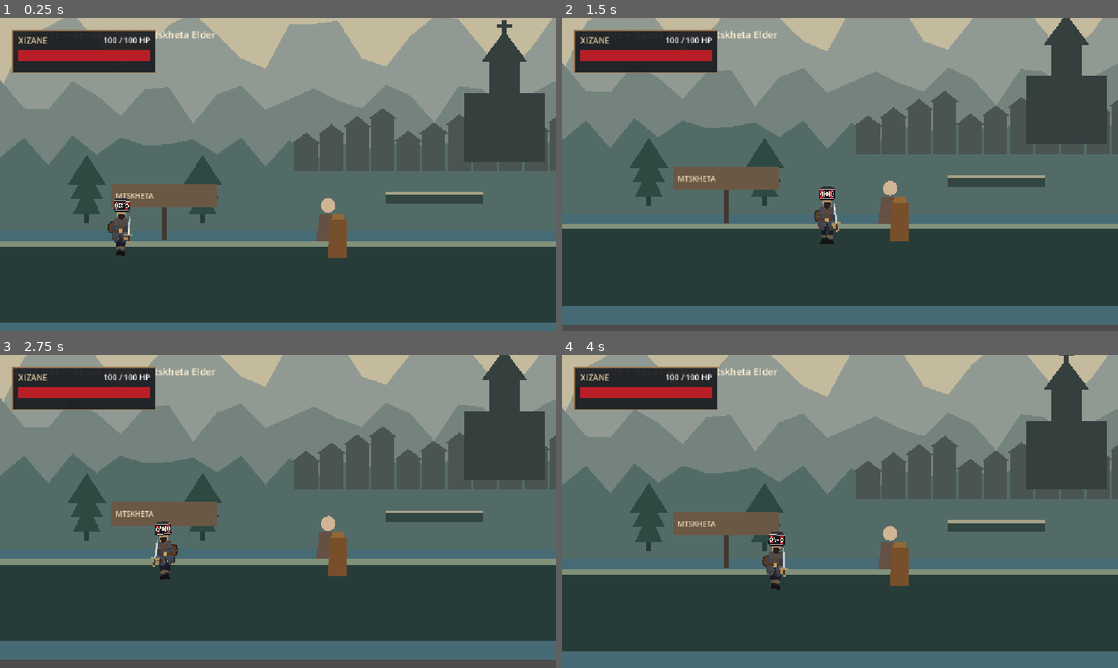
Above: before the commit, frames 1-4 (two rows, left to right).
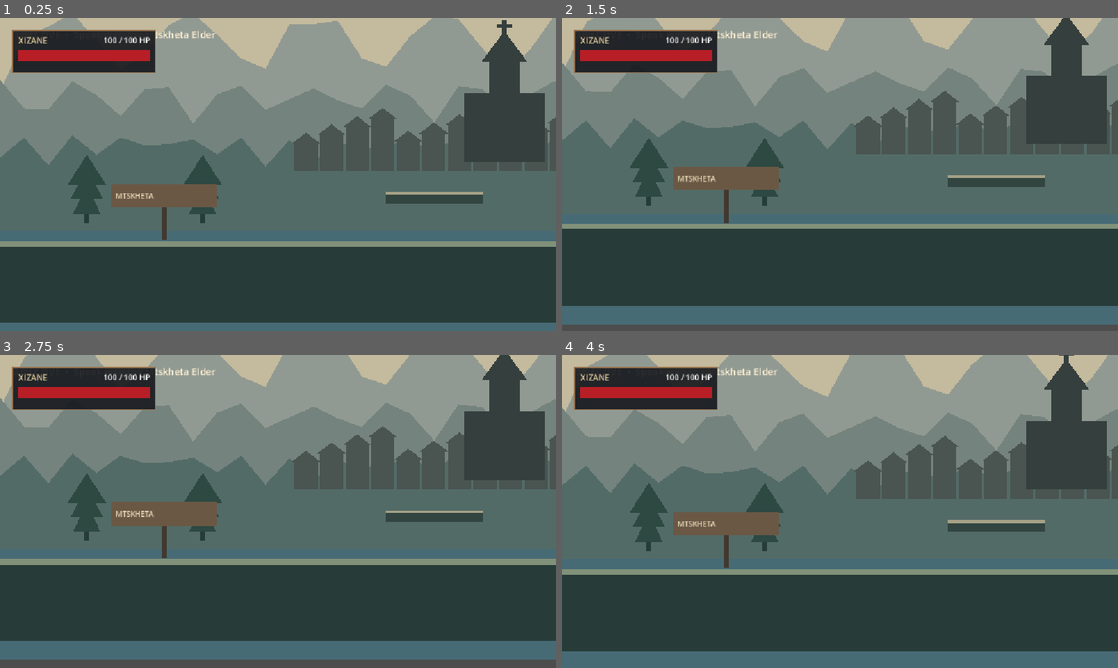
Above: after the commit, the same moments.

Repository: Mikheil-Flammifer/mountain-remembers-godot
Game: Godot game, scene res://scenes/levels/mtskheta/mtskheta.tscn
Two runs of this game, one before a commit and one after it. Both use one fixed random seed, a clock stepped at 60 frames per second and the inputs below. The project has no main scene, so this scene is started directly.
Inputs (mouse positions are in pixels of both pictures, inside the frame that each line leads up to):
- Up to frame 1 (0.25 s): no input
- Up to frame 2 (1.5 s): tap Enter at 0.5 s; move the mouse to (962, 158) at 0.52 s; hold D (move_right) 0.53-1.25 s; hold Shift (dash) 0.53-1.25 s; click (962, 158) at 0.67 s; tap Space (jump) at 0.77 s; drag from (728, 190) to (812, 237) at 1.27 s
- Up to frame 3 (2.75 s): move the mouse to (333, 442) at 2.02 s; hold A (move_left) from 2.03 s (still down); tap E at 2.1 s
- Up to frame 4 (4 s): release A (move_left) at 2.75 s; drag from (812, 574) to (673, 464) at 2.77 s; tap Space (jump) at 3.5, 3.77 s; move the mouse to (1006, 558) at 3.52 s; hold D (move_right) from 3.53 s (still down); tap Keypad Enter at 3.6 s

The runs differ from the first frame. In frame 1, 1.2% of the frame differs, in the area x 19-63%, y 57-77%; in frame 2, 1.2%, in the area x 45-63%, y 52-73%; in frame 3, 1.2%; in frame 4, 1.2%.

Commit message:
feat(level): expand Mtskheta with streets terraces and walkways

Diff:
--- a/scenes/levels/mtskheta/mtskheta.tscn
+++ b/scenes/levels/mtskheta/mtskheta.tscn
@@ -7,6 +7,7 @@
 [ext_resource type="PackedScene" path="res://scenes/props/training_dummy.tscn" id="5_dummy"]
 [ext_resource type="PackedScene" path="res://scenes/enemies/mountain_wolf.tscn" id="6_k7xr2"]
 [ext_resource type="Script" uid="uid://cj6qe537bn8wy" path="res://scripts/ui/player_health_hud.gd" id="7_hmif8"]
+[ext_resource type="Script" uid="uid://cqgasfaeru4yb" path="res://scripts/levels/mtskheta_exploration.gd" id="8_pi075"]
 
 [sub_resource type="RectangleShape2D" id="ground_shape"]
 size = Vector2(3600, 200)
@@ -52,3 +53,9 @@
 
 [node name="PlayerHealthHUD" type="CanvasLayer" parent="." unique_id=1167203231]
 script = ExtResource("7_hmif8")
+
+[node name="MtskhetaEnvironment" type="Node2D" parent="." unique_id=2128373684]
+script = ExtResource("1_env")
+
+[node name="MtskhetaExploration" type="Node2D" parent="." unique_id=1817388972]
+script = ExtResource("8_pi075")
--- /dev/null
+++ b/scripts/levels/mtskheta_exploration.gd
@@ -0,0 +1,312 @@
+
+extends Node2D
+
+## Playable Mtskheta level extension.
+##
+## Adds walkable ground, stone terraces, wooden
+## platforms and decorative architecture.
+##
+## Does not modify existing player, wolf or story nodes.
+
+@export_group("Level Dimensions")
+@export var ground_y: float = 650.0
+@export var existing_ground_end_x: float = 1200.0
+@export var level_end_x: float = 3600.0
+
+@export_group("Appearance")
+@export var stone_color: Color = Color("#79766d")
+@export var stone_edge_color: Color = Color("#b1a38b")
+@export var wood_color: Color = Color("#65513c")
+@export var earth_color: Color = Color("#51483c")
+
+var _platforms: Array[Rect2] = []
+var _wooden_platforms: Array[Rect2] = []
+
+var _ground_rect: Rect2
+
+
+func _ready() -> void:
+	z_index = -5
+
+	_build_ground()
+	_build_terraces()
+	_build_wooden_walkways()
+
+	queue_redraw()
+
+
+func _build_ground() -> void:
+	var start_x: float = existing_ground_end_x
+	var width: float = level_end_x - start_x
+
+	if width <= 0.0:
+		push_warning(
+			"MtskhetaExploration: invalid ground dimensions"
+		)
+		return
+
+	_ground_rect = Rect2(
+		start_x,
+		ground_y,
+		width,
+		140.0
+	)
+
+	_create_solid(
+		"ExtendedGround",
+		_ground_rect
+	)
+
+
+func _build_terraces() -> void:
+	# Stone ledges along the residential district.
+	_add_platform(
+		"StoneTerrace01",
+		1510.0,
+		590.0,
+		160.0,
+		false
+	)
+
+	_add_platform(
+		"StoneTerrace02",
+		1740.0,
+		530.0,
+		180.0,
+		false
+	)
+
+	_add_platform(
+		"StoneTerrace03",
+		1990.0,
+		580.0,
+		180.0,
+		false
+	)
+
+	_add_platform(
+		"StoneTerrace04",
+		2310.0,
+		545.0,
+		190.0,
+		false
+	)
+
+
+func _build_wooden_walkways() -> void:
+	# Elevated walkways in the outskirts.
+	_add_platform(
+		"WoodenWalkway01",
+		2620.0,
+		570.0,
+		190.0,
+		true
+	)
+
+	_add_platform(
+		"WoodenWalkway02",
+		2890.0,
+		515.0,
+		170.0,
+		true
+	)
+
+	_add_platform(
+		"WoodenWalkway03",
+		3160.0,
+		565.0,
+		190.0,
+		true
+	)
+
+
+func _add_platform(
+	node_name: String,
+	center_x: float,
+	top_y: float,
+	width: float,
+	is_wooden: bool
+) -> void:
+	var rect := Rect2(
+		center_x - width * 0.5,
+		top_y,
+		width,
+		16.0
+	)
+
+	if is_wooden:
+		_wooden_platforms.append(rect)
+	else:
+		_platforms.append(rect)
+
+	_create_solid(node_name, rect, true)
+
+
+func _create_solid(
+	node_name: String,
+	rect: Rect2,
+	one_way: bool = false
+) -> void:
+	var body := StaticBody2D.new()
+	body.name = node_name
+	body.collision_layer = 1
+	body.collision_mask = 1
+
+	add_child(body)
+
+	body.position = rect.position + rect.size * 0.5
+
+	var shape := RectangleShape2D.new()
+	shape.size = rect.size
+
+	var collision_shape := CollisionShape2D.new()
+	collision_shape.shape = shape
+	collision_shape.one_way_collision = one_way
+	collision_shape.one_way_collision_margin = 1.0
+
+	body.add_child(collision_shape)
+
+
+func _draw() -> void:
+	_draw_ground()
+	_draw_stone_platforms()
+	_draw_wooden_platforms()
+	_draw_town_gate()
+	_draw_road_markers()
+
+
+func _draw_ground() -> void:
+	if _ground_rect.size.x <= 0.0:
+		return
+
+	draw_rect(_ground_rect, earth_color)
+
+	draw_rect(
+		Rect2(
+			_ground_rect.position.x,
+			ground_y,
+			_ground_rect.size.x,
+			12.0
+		),
+		stone_color
+	)
+
+	draw_line(
+		Vector2(_ground_rect.position.x, ground_y),
+		Vector2(level_end_x, ground_y),
+		stone_edge_color,
+		2.0
+	)
+
+
+func _draw_stone_platforms() -> void:
+	for rect: Rect2 in _platforms:
+		draw_rect(rect, stone_color)
+
+		draw_rect(
+			Rect2(
+				rect.position.x,
+				rect.position.y,
+				rect.size.x,
+				4.0
+			),
+			stone_edge_color
+		)
+
+		# Stone joints.
+		var joint_x: float = rect.position.x + 25.0
+
+		while joint_x < rect.end.x:
+			draw_line(
+				Vector2(joint_x, rect.position.y + 5.0),
+				Vector2(joint_x, rect.end.y),
+				Color("#514f49"),
+				1.0
+			)
+
+			joint_x += 40.0
+
+
+func _draw_wooden_platforms() -> void:
+	for rect: Rect2 in _wooden_platforms:
+		draw_rect(rect, wood_color)
+
+		draw_line(
+			Vector2(rect.position.x, rect.position.y),
+			Vector2(rect.end.x, rect.position.y),
+			Color("#b49a72"),
+			2.0
+		)
+
+		# Plank divisions.
+		var plank_x: float = rect.position.x + 20.0
+
+		while plank_x < rect.end.x:
+			draw_line(
+				Vector2(plank_x, rect.position.y),
+				Vector2(plank_x, rect.end.y),
+				Color("#3c3026"),
+				1.0
+			)
+
+			plank_x += 28.0
+
+		# Decorative supports.
+		for support_x in [
+			rect.position.x + 15.0,
+			rect.end.x - 15.0
+		]:
+			draw_line(
+				Vector2(support_x, rect.end.y),
+				Vector2(support_x, ground_y),
+				Color("#554735"),
+				7.0
+			)
+
+
+func _draw_town_gate() -> void:
+	var x: float = 3440.0
+	var base_y: float = ground_y
+
+	# Gate pillars.
+	draw_rect(
+		Rect2(x - 75.0, base_y - 175.0, 35.0, 175.0),
+		stone_color
+	)
+
+	draw_rect(
+		Rect2(x + 40.0, base_y - 175.0, 35.0, 175.0),
+		stone_color
+	)
+
+	# Overhead lintel.
+	draw_rect(
+		Rect2(x - 90.0, base_y - 190.0, 180.0, 30.0),
+		stone_color
+	)
+
+	# Wooden arch interior.
+	draw_rect(
+		Rect2(x - 39.0, base_y - 150.0, 78.0, 150.0),
+		Color("#443b33")
+	)
+
+	# Passage opening.
+	draw_rect(
+		Rect2(x - 31.0, base_y - 145.0, 62.0, 145.0),
+		Color("#69746d")
+	)
+
+
+func _draw_road_markers() -> void:
+	var x: float = existing_ground_end_x + 40.0
+
+	while x < level_end_x:
+		draw_line(
+			Vector2(x, ground_y + 24.0),
+			Vector2(x + 32.0, ground_y + 29.0),
+			Color("#675e50"),
+			1.0
+		)
+
+		x += 90.0
